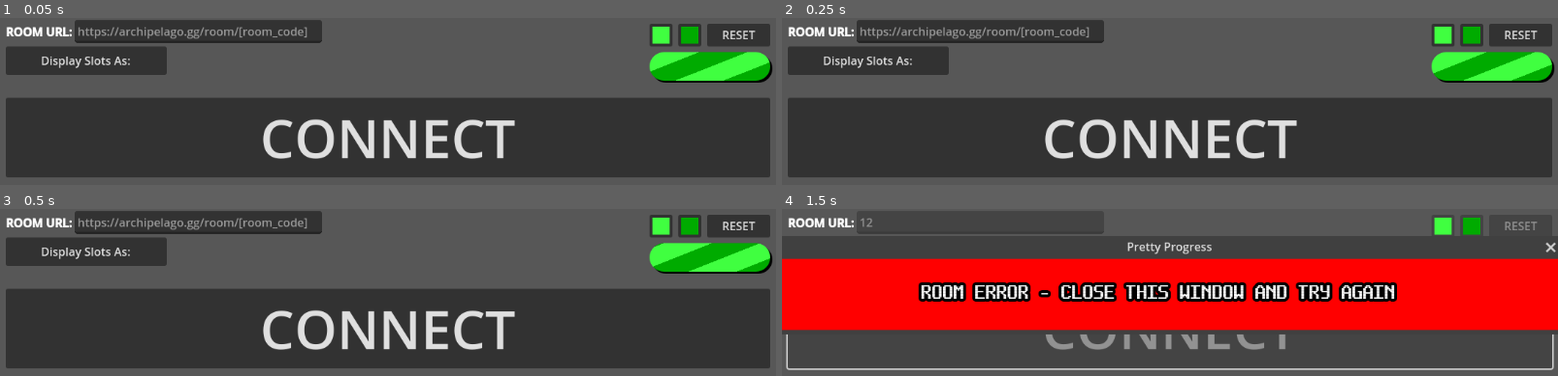
Above: before the commit, frames 1-4 (two rows, left to right).
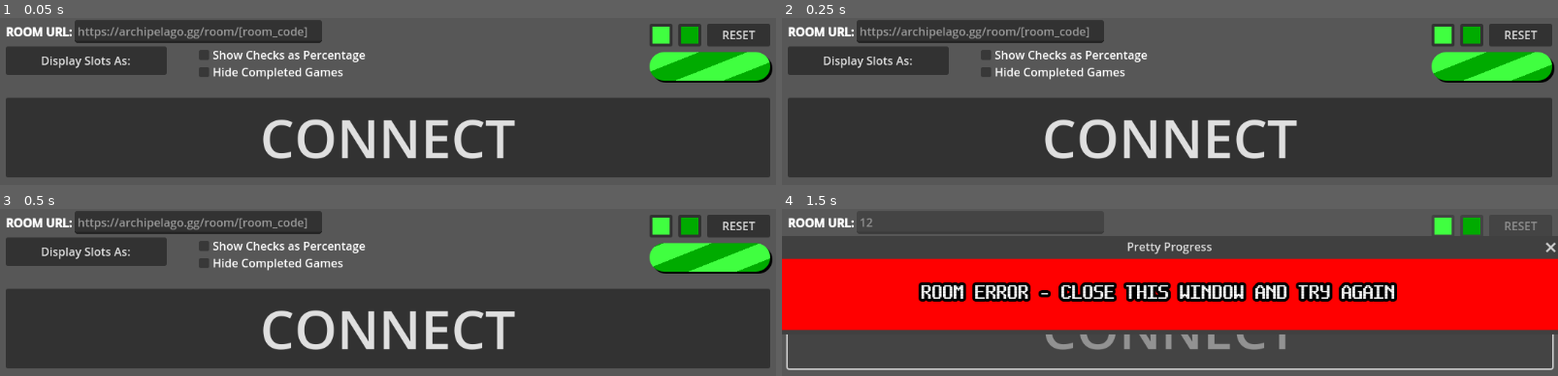
Above: after the commit, the same moments.

Repository: GirambQuamb/Archipelago-Pretty-Progress
Game: Godot game, scene res://launcher.tscn
Same seed, same stepped clock (60 frames per second), same inputs: the game is played once before the commit and once after it.
Inputs (mouse positions are in pixels of both pictures, inside the frame that each line leads up to):
- Up to frame 1 (0.05 s): no input
- Up to frame 2 (0.25 s): no input
- Up to frame 3 (0.5 s): no input
- Up to frame 4 (1.5 s): click (983, 222) at 0.52 s; type "12" at 0.6 s; click "CONNECT" at 1.25 s

The runs differ from the first frame. In frame 1, 1.2% of the frame differs, in the area x 25-48%, y 19-37%; in frame 2, 1.2%; in frame 3, 1.2%; in frame 4, nothing differs.

Commit message:
Percentage & Completed Games Toggles
Two checkboxes:
- One that displays checks as a percentage instead of a fraction
- One that hides completed games from the progress bar

Diff:
--- a/src/launcher.gd
+++ b/src/launcher.gd
@@ -14,6 +14,8 @@
 enum Display_Mode {PLAYER, GAME, BOTH} # Whether to show players, games or both
 var display_mode : int = 0 # TODO - Actually give the option to show both...
 
+var check_display : String # How checks are displayed as a string (% vs fraction)
+
 ### Node variables ###
 
 ## Helpers ##
@@ -29,6 +31,9 @@
 @export var color_picker_1 : ColorPickerButton
 @export var color_picker_2 : ColorPickerButton
 @export var color_reset_button : Button
+
+@export var percentage_toggle : CheckBox
+@export var completed_toggle : CheckBox
 
 # Big awesome button
 @export var launch_button : Button # Launches the progress window
@@ -147,18 +152,29 @@
 	request_type = Request.PROGRESS
 	http_request.request(url.split("/room/")[0] + "/api/tracker/" + tracker_id)
 
-	timer.start()
-
 func set_progress_data(progress_data):
 	for player in progress_data["player_checks_done"]:
-		slot_data[slot_index]["progress"] = player["locations"].size()
-
+		if slot_data.keys().has(slot_index):
+			slot_data[slot_index]["progress"] = player["locations"].size()
+			# Mark completed games as such
+			if int(slot_data[slot_index]["progress"]) == int(slot_data[slot_index]["total"]):
+				slot_data[slot_index]["completed"] = true
+			else:
+				slot_data[slot_index]["completed"] = false
 		slot_index += 1
 
 	slot_data[slot_index]["progress"] = progress_data["total_checks_done"][0]["checks_done"]
+	slot_data[slot_index]["completed"] = false
+
+	if completed_toggle.button_pressed:
+		for slot in slot_data:
+			if slot_data[slot]["completed"]:
+				slot_data.erase(slot)
 
 	populate_text()
 	slot_index = 0
+
+	timer.start()
 
 func reset_data():
 	hide_tracker()
@@ -182,14 +198,20 @@
 	var check_fraction = "%s/%s" % [str(slot_data[chosen_slot]["progress"]).replace(".0",""), str(slot_data[chosen_slot]["total"]).replace(".0","")]
 	# Checks as percentage
 	var check_percentage = float(slot_data[chosen_slot]["progress"])/float(slot_data[chosen_slot]["total"])
+	# Chosen check display
+	if percentage_toggle.button_pressed:
+		check_display = "%0.2f%%" % (check_percentage*100)
+	else:
+		check_display = check_fraction
+
 
 	if chosen_slot_index % 2 == 0:
 		## NODE 1
-		set_text(display_text_a, chosen_slot, check_fraction)
+		set_text(display_text_a, chosen_slot, check_display)
 		progress_bar_a.position.x = check_percentage * 1000 - 1000+40
 	else:
 		## NODE 2
-		set_text(display_text_b, chosen_slot, check_fraction)
+		set_text(display_text_b, chosen_slot, check_display)
 		progress_bar_b.position.x = check_percentage * 1000 - 1000+40
 
 	# Move to the next slot
@@ -224,6 +246,9 @@
 	color_picker_2.disabled = true
 	color_reset_button.disabled = true
 
+	percentage_toggle.disabled = true
+	completed_toggle.disabled = true
+
 func enable_buttons() -> void:
 	launch_button.disabled = false
 	display_selection.disabled = false
@@ -233,6 +258,9 @@
 	color_picker_2.disabled = false
 	color_reset_button.disabled = false
 
+	percentage_toggle.disabled = false
+	completed_toggle.disabled = false
+
 func show_tracker() -> void:
 	progress_window.visible = true
 
--- a/src/launcher.tscn
+++ b/src/launcher.tscn
@@ -28,7 +28,7 @@
 corner_radius_bottom_right = 25
 corner_radius_bottom_left = 25
 
-[node name="Launcher" type="Control" node_paths=PackedString …(87 unchanged characters)… color_picker_2", "color_reset_button", "launch_button", "progress_window", "disp …(124 unchanged characters)…
+[node name="Launcher" type="Control" node_paths=PackedString …(87 unchanged characters)… color_picker_2", "color_reset_button", "percentage_toggle", "completed_toggle", "launch_button", "progress_window", "disp …(124 unchanged characters)…
 layout_mode = 3
 anchors_preset = 15
 anchor_right = 1.0
@@ -43,6 +43,8 @@
 color_picker_1 = NodePath("Options/Color Picking/Color Picker 1")
 color_picker_2 = NodePath("Options/Color Picking/Color Picker 2")
 color_reset_button = NodePath("Options/Color Picking/Reset Button")
+percentage_toggle = NodePath("Options/Toggles/Percentage Check")
+completed_toggle = NodePath("Options/Toggles/Completed Games Check")
 launch_button = NodePath("Launch Button")
 progress_window = NodePath("Single Game Window")
 display_parent_a = NodePath("Single Game Window/Display Panel/Display Parent/Display Parent A")
@@ -180,6 +182,39 @@
 offset_bottom = -24.0
 text = "RESET"
 
+[node name="Toggles" type="Control" parent="Options"]
+anchors_preset = 0
+offset_right = 40.0
+offset_bottom = 40.0
+
+[node name="Percentage Check" type="CheckBox" parent="Options/Toggles"]
+layout_mode = 0
+offset_left = 272.0
+offset_top = 40.0
+offset_right = 296.0
+offset_bottom = 64.0
+
+[node name="Percentage Label" type="RichTextLabel" parent="Options/Toggles/Percentage Check"]
+layout_mode = 0
+offset_left = 24.0
+offset_right = 240.0
+offset_bottom = 24.0
+text = "Show Checks as Percentage"
+
+[node name="Completed Games Check" type="CheckBox" parent="Options/Toggles"]
+layout_mode = 0
+offset_left = 272.0
+offset_top = 64.0
+offset_right = 296.0
+offset_bottom = 88.0
+
+[node name="Completed Label" type="RichTextLabel" parent="Options/Toggles/Completed Games Check"]
+layout_mode = 0
+offset_left = 24.0
+offset_right = 240.0
+offset_bottom = 24.0
+text = "Hide Completed Games"
+
 [node name="Launch Button" type="Button" parent="."]
 layout_mode = 0
 offset_left = 8.0
@@ -203,6 +238,7 @@
 
 [node name="Timer" type="Timer" parent="Single Game Window"]
 wait_time = 10.0
+one_shot = true
 
 [node name="Shadow" type="PanelContainer" parent="Single Game Window"]
 clip_children = 2
